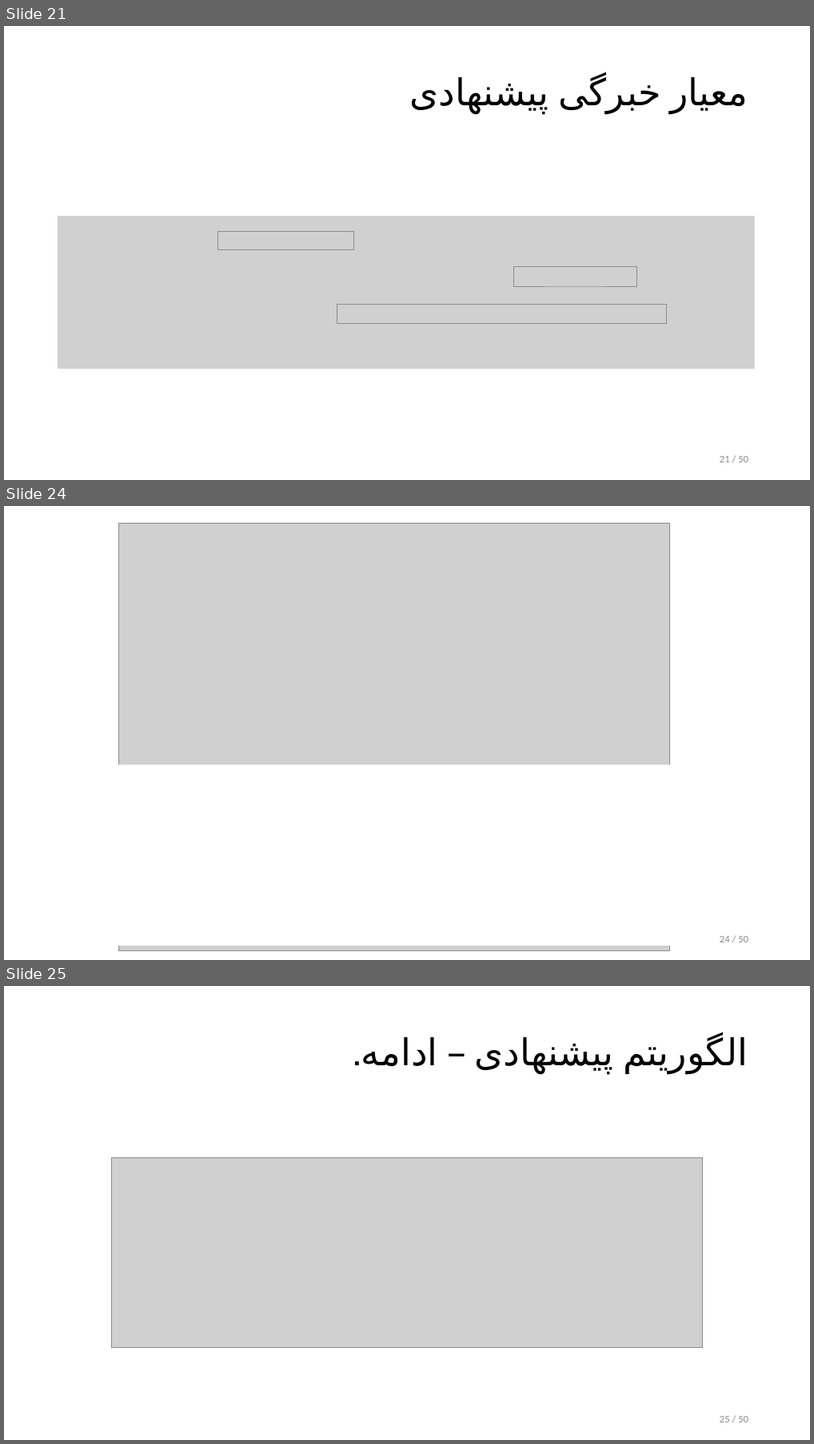
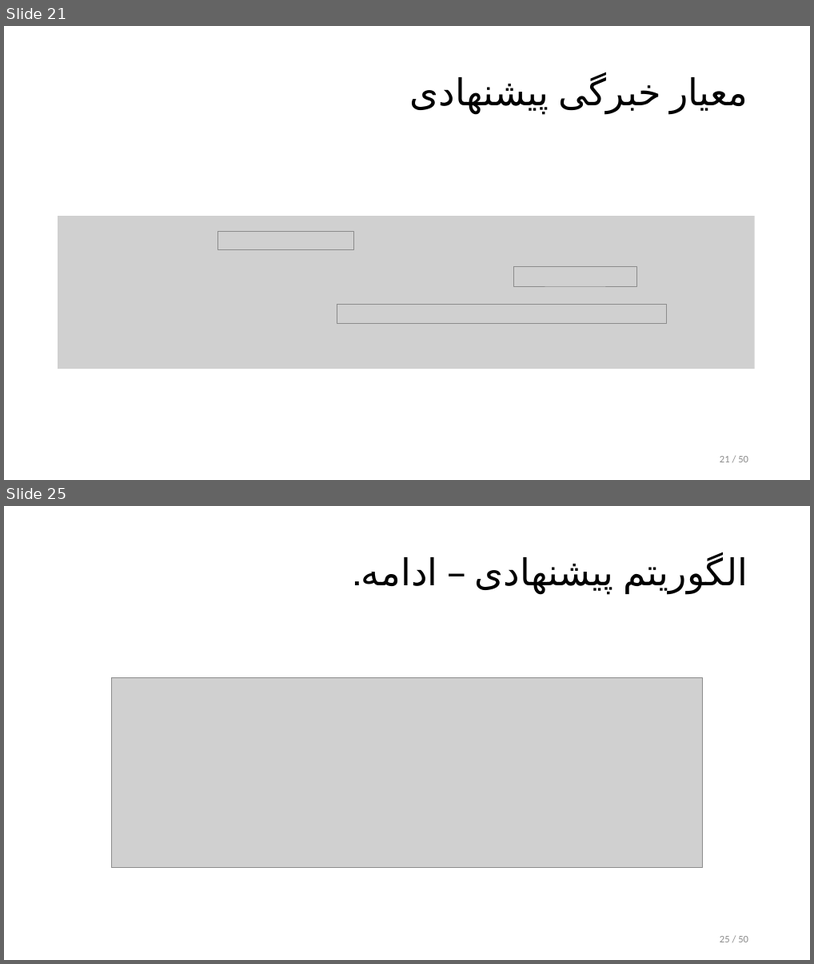
Before and after one commit to alphamarket/defence.pres, a slide deck: defence.pptx. Shown one above the other, each under a label of ours: slides 21, 24 and 25 before the commit, slides 21 and 25 after it; the slides between them are not shown. The pictures are 814x1444 and 814x964 pixels, drawn with LibreOffice and Linux fonts; fonts in the diff are those of the drawing; grey boxes stand for pictures. Boxes give left, top, right and bottom in pixels: in the first picture for what was removed or moved away, otherwise in the second. Text is boxed around its words. In the diff, an @@ line names an element or a change of style, - is before the commit and + after.

```diff
--- a/defence.pptx
+++ b/defence.pptx
@@ slide 24 removed at (4,506,810,960), background #FFFFFF @@
@@ picture removed at (119,523,670,951) @@
@@ rectangle removed at (119,765,670,782) @@
@@ rectangle removed at (119,783,670,945) @@
@@ page number removed at (720,936,749,942) @@
-24 / 50
```
Also in this commit, not shown: 8 slides changed, 1 slide added.
